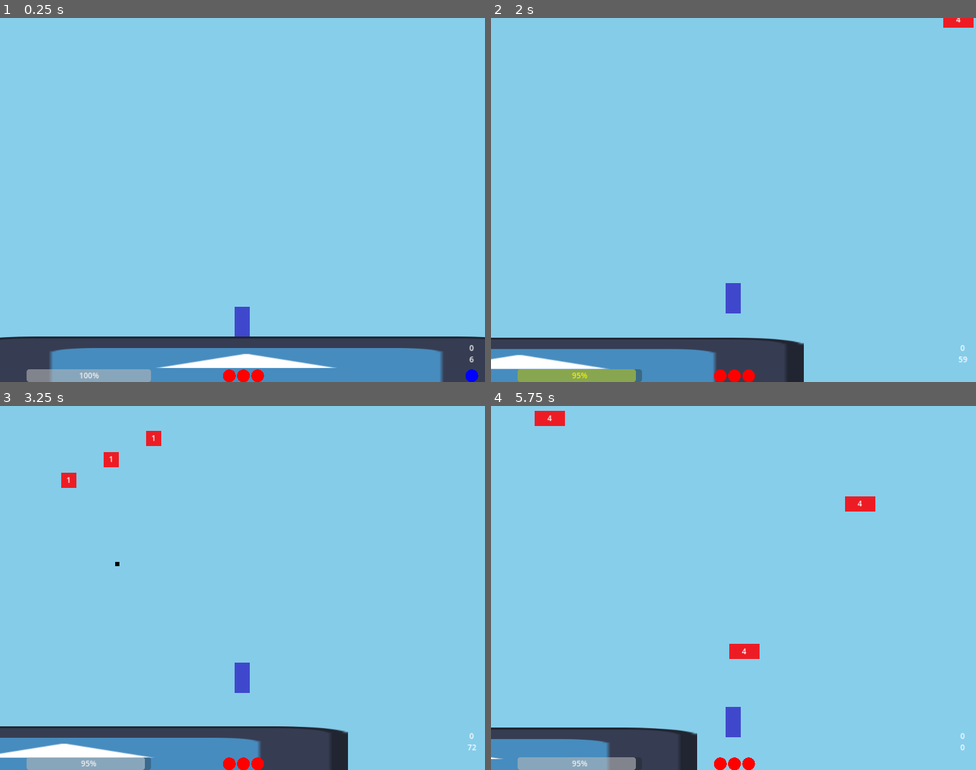
Above: before the commit, frames 1-4 (two rows, left to right).
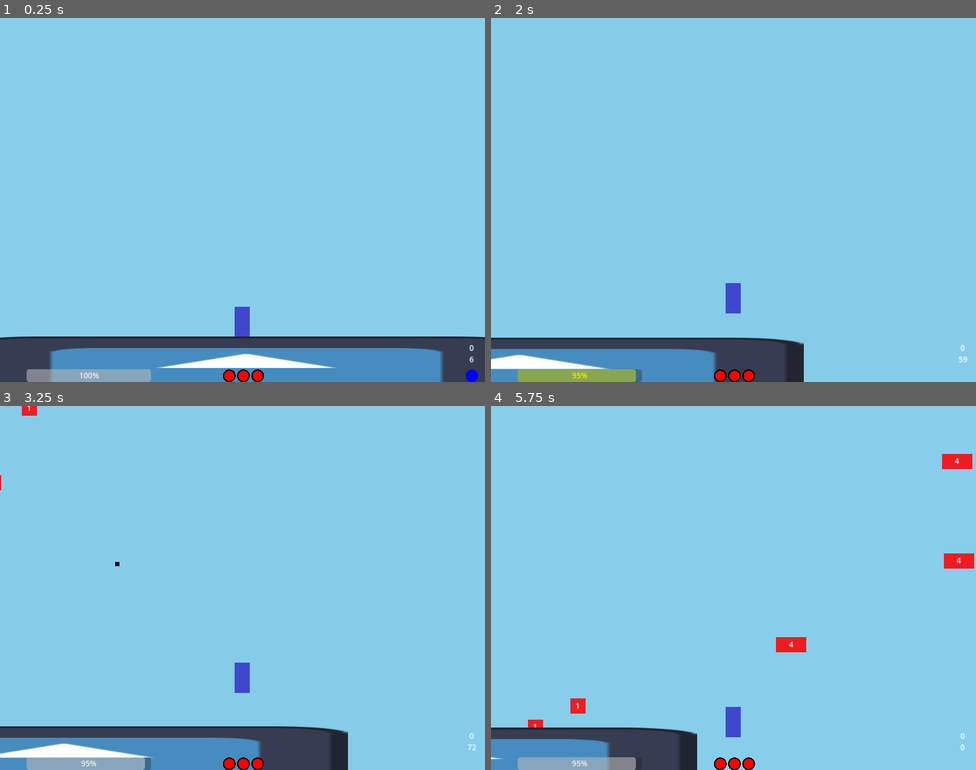
Above: after the commit, the same moments.

Repository: notMSB/bunk
Game: Godot game, scene res://scenes/game.tscn
The game is run twice, just before and just after one commit, with the same random seed, the same clock (stepped at 60 frames per second) and the same inputs. The engine's default icon, where the game draws it, is replaced by a stand-in: a white triangle on a blue panel in a dark square.
Inputs (mouse positions are in pixels of both pictures, inside the frame that each line leads up to):
- Up to frame 1 (0.25 s): no input
- Up to frame 2 (2 s): tap Enter at 0.5 s; move the mouse to (840, 181) at 0.52 s; hold Right (ui_right) from 0.53 s (still down); tap Shift (item) at 0.6, 1.35 s; tap Space (jump) at 0.77, 1.52 s; move the mouse to (636, 218) at 1.27 s
- Up to frame 3 (3.25 s): move the mouse to (291, 507) at 2.02 s; release Right (ui_right) at 2.03 s; hold Left (ui_left) 2.03-2.78 s; tap Ctrl (misc) at 2.1 s; tap Shift (item) at 2.3, 3.05 s; move the mouse to (218, 660) at 2.77 s; hold Right (ui_right) from 2.78 s (still down); click (218, 660) at 2.85 s; tap Space (jump) at 3.02 s
- Up to frame 4 (5.75 s): move the mouse to (879, 642) at 3.52 s; tap Mouse wheel down (swap_down) at 3.6 s; tap Space (jump) at 3.77, 4.52 s; tap Shift (item) at 3.8, 4.35, 5.1 s; move the mouse to (588, 533) at 4.27 s; release Right (ui_right) at 4.28 s; hold Left (ui_left) 4.28-5.03 s; move the mouse to (757, 588) at 5.02 s; hold Right (ui_right) from 5.03 s (still down)

The runs differ from the first frame. In frame 1, less than 0.1% of the frame differs, in the area x 46-55%, y 96-100%; in frame 2, 0.2%; in frame 3, 0.6%; in frame 4, 1.8%, in the area x 7-100%, y 1-100%.

Commit message:
post boss patch

Diff:
--- a/scenes/boss.tscn
+++ b/scenes/boss.tscn
@@ -18,7 +18,7 @@
 motion_mode = 1
 wall_min_slide_angle = 0.0
 script = ExtResource("1_tmlrh")
-health = 250
+health = 150
 
 [node name="Sprites" type="Node2D" parent="."]
 
--- a/scenes/game.tscn
+++ b/scenes/game.tscn
@@ -29,19 +29,37 @@
 [node name="1" type="Sprite2D" parent="UI/Health"]
 modulate = Color(1, 0, 0, 1)
 position = Vector2(548, 635)
-scale = Vector2(0.05, 0.05)
+scale = Vector2(0.04, 0.04)
+texture = ExtResource("1_56y1r")
+
+[node name="Border" type="Sprite2D" parent="UI/Health/1"]
+modulate = Color(0, 0, 0, 1)
+z_index = -10
+scale = Vector2(1.25, 1.25)
 texture = ExtResource("1_56y1r")
 
 [node name="2" type="Sprite2D" parent="UI/Health"]
 modulate = Color(1, 0, 0, 1)
 position = Vector2(578, 635)
-scale = Vector2(0.05, 0.05)
+scale = Vector2(0.04, 0.04)
+texture = ExtResource("1_56y1r")
+
+[node name="Border" type="Sprite2D" parent="UI/Health/2"]
+modulate = Color(0, 0, 0, 1)
+z_index = -10
+scale = Vector2(1.25, 1.25)
 texture = ExtResource("1_56y1r")
 
 [node name="3" type="Sprite2D" parent="UI/Health"]
 modulate = Color(1, 0, 0, 1)
 position = Vector2(608, 635)
-scale = Vector2(0.05, 0.05)
+scale = Vector2(0.04, 0.04)
+texture = ExtResource("1_56y1r")
+
+[node name="Border" type="Sprite2D" parent="UI/Health/3"]
+modulate = Color(0, 0, 0, 1)
+z_index = -10
+scale = Vector2(1.25, 1.25)
 texture = ExtResource("1_56y1r")
 
 [node name="Consumable" type="Node2D" parent="UI"]
--- a/scripts/boss.gd
+++ b/scripts/boss.gd
@@ -11,7 +11,7 @@
 var spawnOffset : float = 400
 
 const BASE_SPEED := .3
-const SPEED_RAMP := .002
+const SPEED_RAMP := .001
 const MAX_SPEED := 1.6
 var speed := BASE_SPEED
 
@@ -57,3 +57,8 @@
 	#if playerY: global_position.y += player.global_position.y - playerY
 	global_position.x = player.global_position.x - $EnemyShape.shape.size.x*.5 + player.get_node("CollisionShape2D").shape.size.x
 	#playerY = player.global_position.y
+
+func _on_contact_damage_body_entered(body):
+	if $ContactDamage.visible and body.collision_layer == 65: #damage player
+		var left := false if body.position.x > position.x else true
+		body.take_damage(left, 1, true)
--- a/scripts/enemy.gd
+++ b/scripts/enemy.gd
@@ -6,8 +6,9 @@
 
 var isPlatform := false
 
+const DEFAULT_KILL_TIMER := 1.0
 var killTimerSet := false
-var killTimer := 1.0
+var killTimer := .0
 
 const BOOST_MOD := .5
 const BOOST_DEFAULT := .2
@@ -23,11 +24,15 @@
 func _physics_process(delta):
 	move_and_slide()
 	if camera and position.y > camera.get_screen_center_position().y + 375 and velocity.y >= 0:
-		if isPlatform and velocity.y <= DEFAULT_VELOCITY: velocity.y = 0
+		if isPlatform and velocity.y <= DEFAULT_VELOCITY:
+			velocity.y = 0
+			killTimer = DEFAULT_KILL_TIMER
 		killTimerSet = true
 		#queue_free()
-	if killTimerSet: killTimer -= delta
-	if killTimer <= 0: queue_free()
+	if killTimerSet:
+		killTimer -= delta
+		if killTimer <= 0:
+			queue_free()
 	if boostTimerSet: boostTimer -= delta
 	if boostTimer <= 0:
 		boostTimerSet = false
--- a/scripts/grenade.gd
+++ b/scripts/grenade.gd
@@ -7,4 +7,4 @@
 	add_child(boom)
 	boom.scale = Vector2(2.5,2.5)
 	boom.position = position
-	boom.setup(10, null)
+	boom.setup(25, null)
--- a/scripts/laser_gun.gd
+++ b/scripts/laser_gun.gd
@@ -2,6 +2,6 @@
 
 @export var Projectile : PackedScene
 
-const COOLDOWN := .45
+const COOLDOWN := .4
 const DAMAGE := 3
 const PIERCE := .0
--- a/scripts/player.gd
+++ b/scripts/player.gd
@@ -19,6 +19,7 @@
 var grenadeWeight := 0
 
 const BASE_KNOCKBACK = 700 #for when the player takes damage
+const BIG_KNOCKBACK = -800 #for when the player is hit by the boss or falls off the bottom
 
 const MAX_FUEL := 100
 var fuelThreshold := 5
@@ -51,7 +52,9 @@
 func _physics_process(delta):
 	UI.set_height(position.y)
 	weaponCooldown = max(weaponCooldown - delta, 0)
-	if position.y > $Camera2D.get_screen_center_position().y - $Camera2D.offset.y + BOTTOM_MOD: die()
+	if position.y > $Camera2D.get_screen_center_position().y - $Camera2D.offset.y + BOTTOM_MOD:
+		take_damage(false, 1, true)
+		change_fuel(-5 * fuelThreshold)
 	if !is_on_floor():
 		change_velocity(velocity.y + gravity * delta)
 		if currentCoyote > 0: currentCoyote -= 1
@@ -143,11 +146,12 @@
 	fuel = min(fuel + change, 100)
 	UI.set_fuel(fuel, fuelThreshold, currentAirJumps, AIR_JUMPS)
 
-func take_damage(goLeft, _damage = 0):
+func take_damage(goLeft, _damage = 0, bigHit = false):
 	health -= 1
 	if health <= 0: die()
 	UI.update_health(health, false)
-	velocity.x = BASE_KNOCKBACK * -1 if goLeft else BASE_KNOCKBACK
+	if bigHit: change_velocity(BIG_KNOCKBACK)
+	else: velocity.x = BASE_KNOCKBACK * -1 if goLeft else BASE_KNOCKBACK
 	set_invuln(true)
 
 func heal(amount):
--- a/scripts/spawner.gd
+++ b/scripts/spawner.gd
@@ -17,7 +17,7 @@
 
 const TOP_SPAWN := 500
 
-const TIMER_LIST := [[0, 1.2], [500, 1.1], [2000, 1.0]]
+const TIMER_LIST := [[0, 1.4], [500, 1.3], [2000, 1.2], [5000, 1.1], [8000, 1.0], [11000, 0.9]]
 var timerIndex := 0
 var timer := TIMER_LIST[0][1]
 
@@ -54,7 +54,7 @@
 		#print(TIMER_LIST[timerIndex][1])
 		return TIMER_LIST[timerIndex][1]
 
-func check_height_table():
+func check_height_table(): #todo: optimize, should not calculate every frame
 	if height < 1000:
 		enemyOdds = [250, 0, 0, 9750]
 		platformFrequency = 8
@@ -70,6 +70,8 @@
 	else:
 		enemyOdds = [700, 900, 3000, 5600]
 		platformFrequency = 16
+	@warning_ignore("narrowing_conversion")
+	if UI.paused: platformFrequency *= .5
 
 func set_spawns():
 	var screenX : int = ProjectSettings.get_setting("display/window/size/viewport_width")
